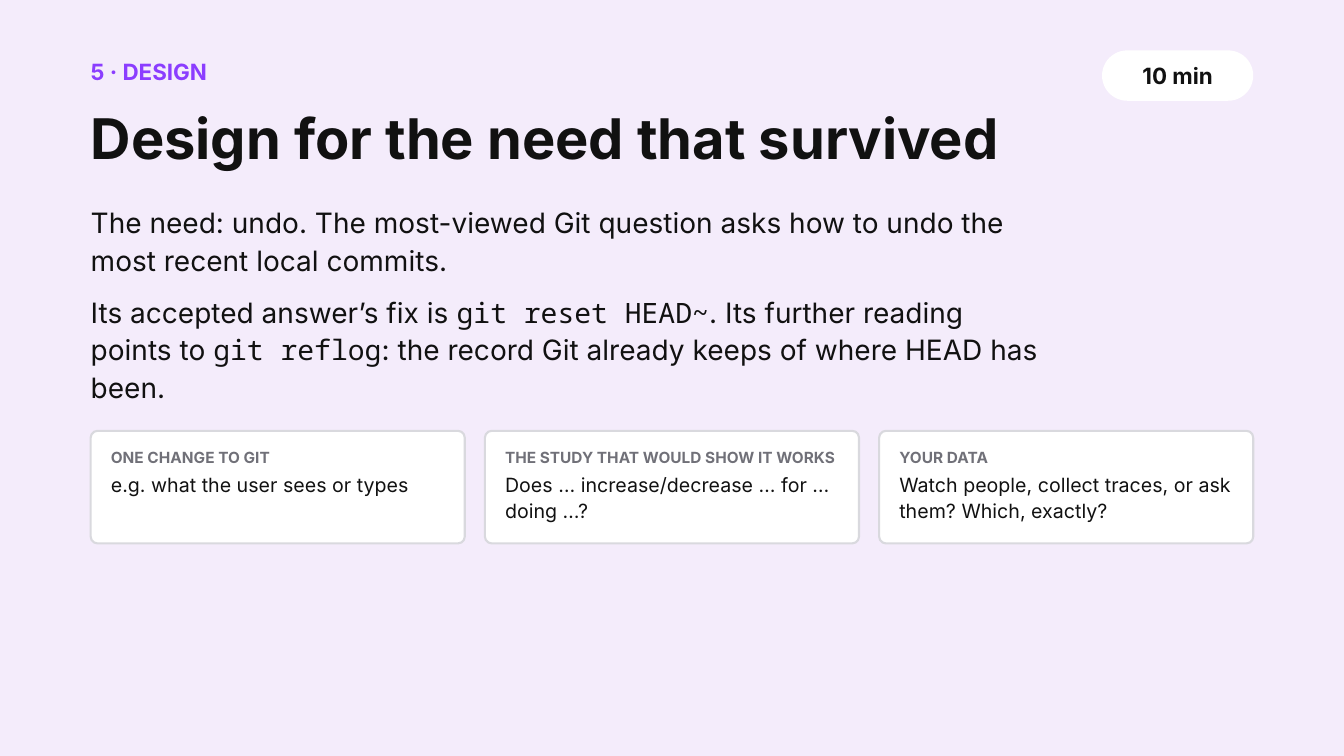
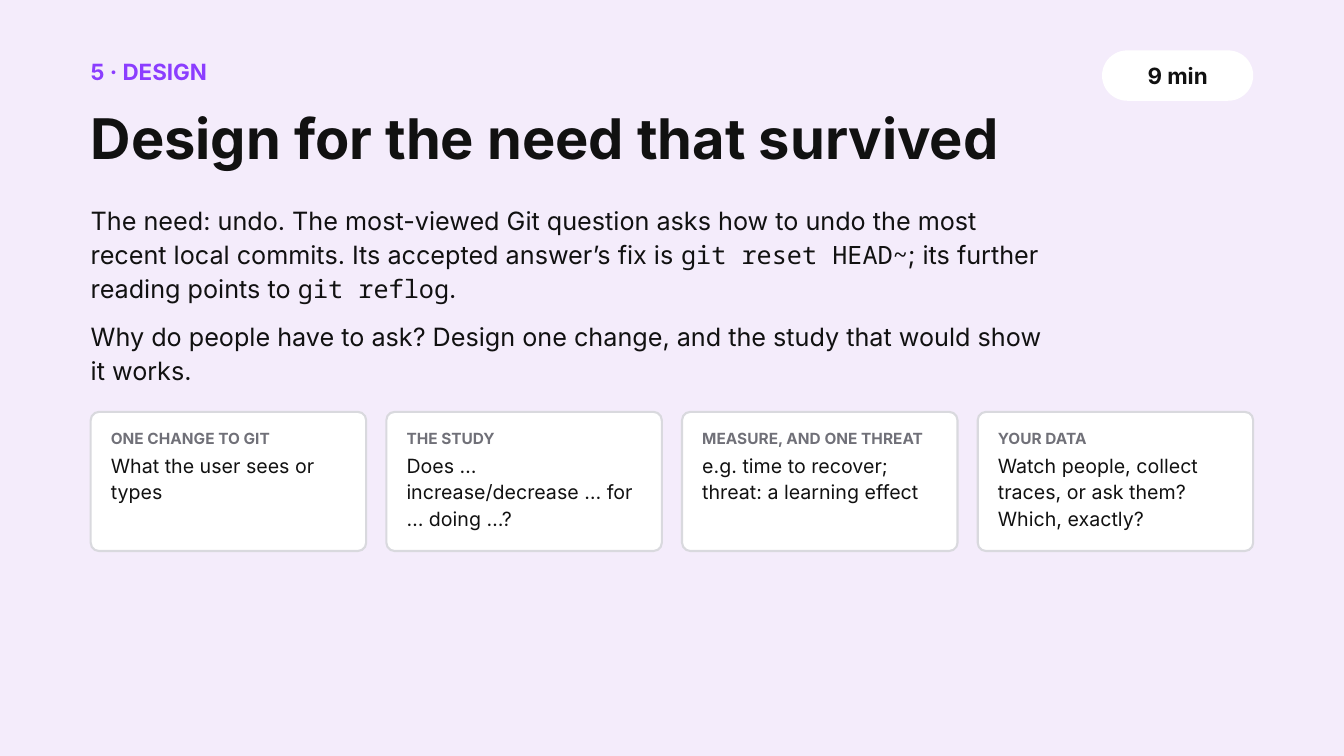
Before and after one commit to shubham3-ucb/cs294-pl, a slide deck: slide 18 of slides/thursday_app.pptx (slide 17 before the commit). Drawn at 1344x756 pixels with LibreOffice and Linux fonts; fonts in the diff are those of the drawing. Boxes give left, top, right and bottom in pixels: in the first picture for what was removed or moved away, otherwise in the second. Text is boxed around its words. In the diff, an @@ line names an element or a change of style, - is before the commit and + after.

```diff
--- a/slides/thursday_app.pptx
+++ b/slides/thursday_app.pptx
@@ text in rounded rectangle at [1148,67,1207,85]: text changed @@
-10 min
+9 min
@@ text at [91,211,1041,381]: text changed; size 20 to 18 pt @@
-The need: undo. The most-viewed Git question asks how to undo the most recent local commits.
-Its accepted answer’s fix is git reset HEAD~. Its further reading points to git reflog: the record Git already keeps of where HEAD has been.
+The need: undo. The most-viewed Git question asks how to undo the most recent local commits. Its accepted answer’s fix is git reset HEAD~; its further reading points to git reflog.
+Why do people have to ask? Design one change, and the study that would show it works.
@@ rounded rectangle: place and size @@
-rounded rectangle at [91,431,465,543]
+rounded rectangle at [91,412,366,552]
@@ rounded rectangle: place and size @@
-rounded rectangle at [485,431,859,543]
+rounded rectangle at [386,412,661,552]
@@ rounded rectangle: place and size @@
-rounded rectangle at [879,431,1253,543]
+rounded rectangle at [683,412,958,552]
@@ rounded rectangle added at [978,412,1253,552], fill #FFFFFF, outline #D9D9DE 1.5 pt @@
@@ text "ONE CHANGE TO GIT": place and size @@
-text "ONE CHANGE TO GIT" at [111,451,270,463]
+text "ONE CHANGE TO GIT" at [111,432,270,444]
@@ text at [407,432,494,444]: text changed @@
-THE STUDY THAT WOULD SHOW IT WORKS
+THE STUDY
@@ text added at [702,432,923,447], 11 pt, text #707078, bold @@
+MEASURE, AND ONE THREAT
@@ text "YOUR DATA": place and size @@
-text "YOUR DATA" at [899,451,988,463]
+text "YOUR DATA" at [998,432,1086,444]
@@ text at [111,458,314,503]: text changed @@
-e.g. what the user sees or types
+What the user sees or types
@@ text "Does … increase/decrease … for ..." rewrapped from [505,477,807,523] to [407,458,633,531] @@
@@ text added at [702,458,919,504], 14 pt, text #111111 @@
+e.g. time to recover; threat: a learning effect
@@ text "Watch people, collect traces, or ..." rewrapped from [899,477,1231,522] to [998,458,1198,530] @@
```
Also in this commit, not shown: 10 other slides changed, 3 slides added, 2 slides removed, 20 other files.
